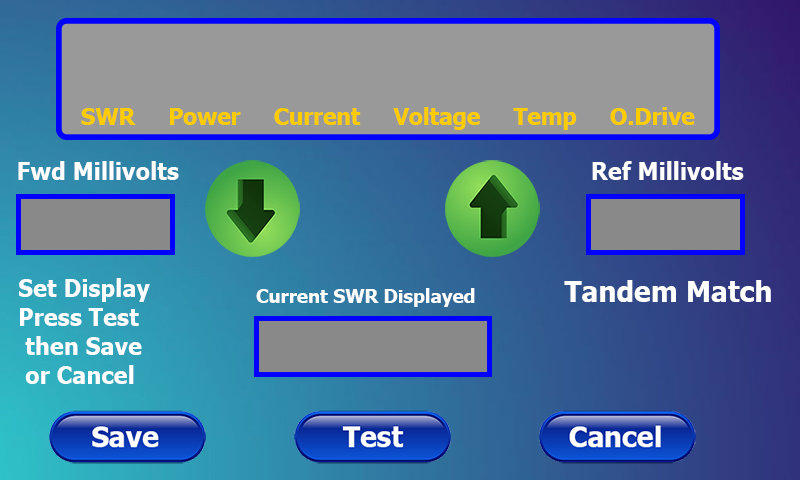
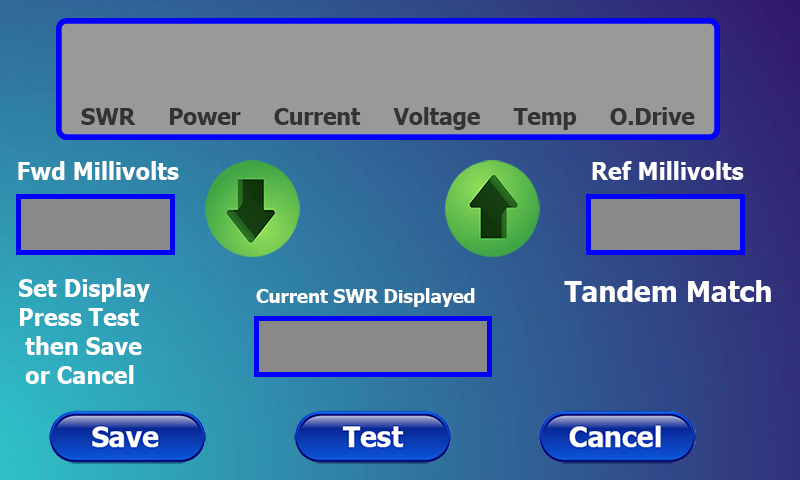
Two versions of the same layered image (800 × 480). Layer-by-layer changes:
painted on "SWR Power Current Voltage Temp O.Drive" (1st of 2) over [81, 107, 695, 130]